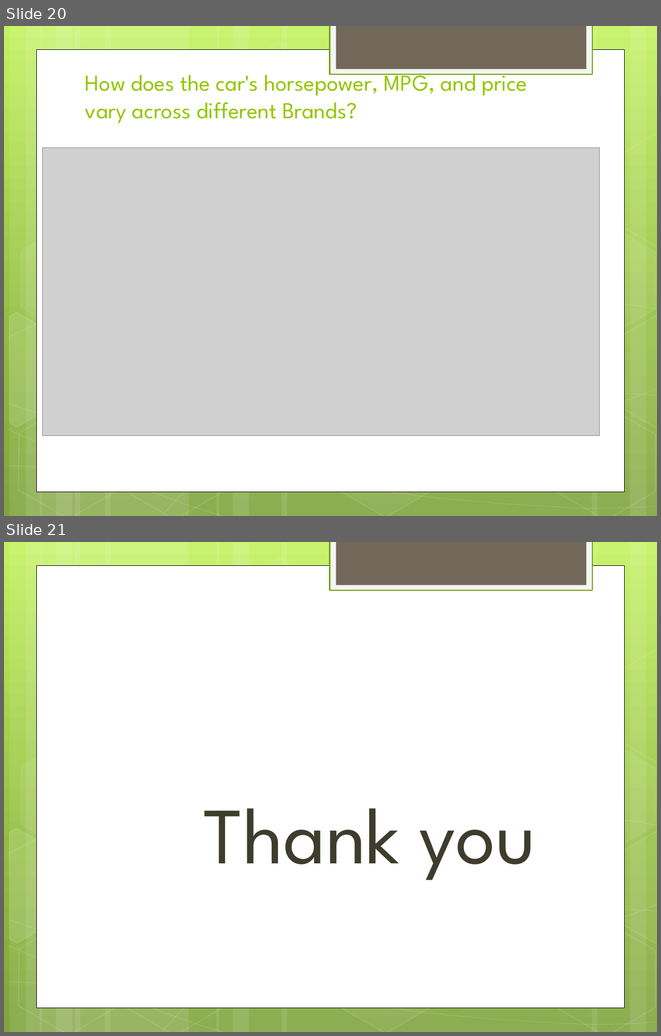
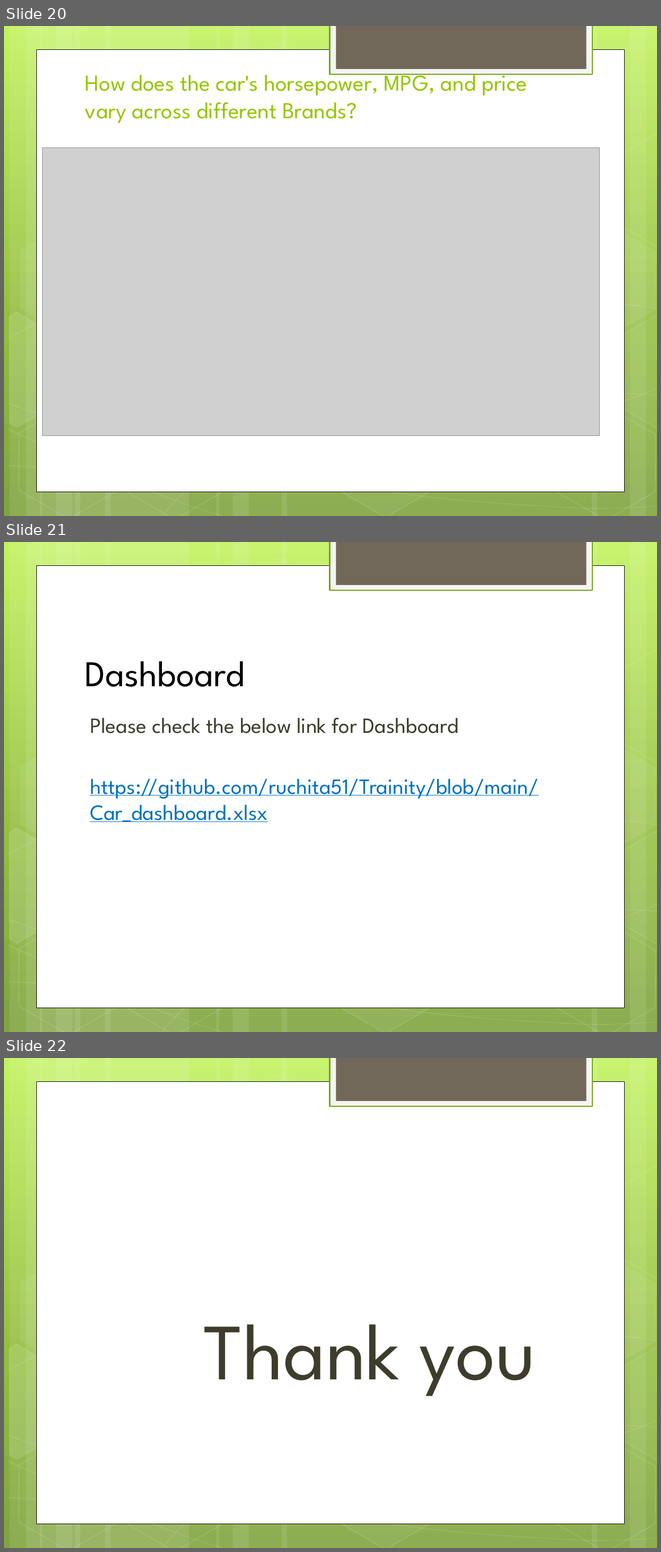
Before and after one commit to ruchita51/Trainity, a slide deck: car_future.pptx. Shown one above the other, each under a label of ours: slides 20 and 21 before the commit, slides 20, 21 and 22 after it. The pictures are 661x1036 and 661x1552 pixels, drawn with LibreOffice and Linux fonts; fonts in the diff are those of the drawing; grey boxes stand for pictures. Boxes give left, top, right and bottom in pixels: in the first picture for what was removed or moved away, otherwise in the second. Text is boxed around its words. In the diff, an @@ line names an element or a change of style, - is before the commit and + after.

```diff
--- a/car_future.pptx
+++ b/car_future.pptx
@@ slide 21 added at [4, 542, 657, 1032], background gradient #C3F35F to #93BF3F to #81A53E; not listed: 31 template elements that a slide beside it also shows @@
@@ title added at [85, 661, 245, 687], 40 pt, text #000000 @@
+Dashboard
@@ text added at [90, 717, 539, 822], 24 pt, text #0070C0, underline @@
+Please check the below link for Dashboard
+https://github.com/ruchita51/Trainity/blob/main/Car_dashboard.xlsx
@@ what was slide 21 is now slide 22 @@
```
